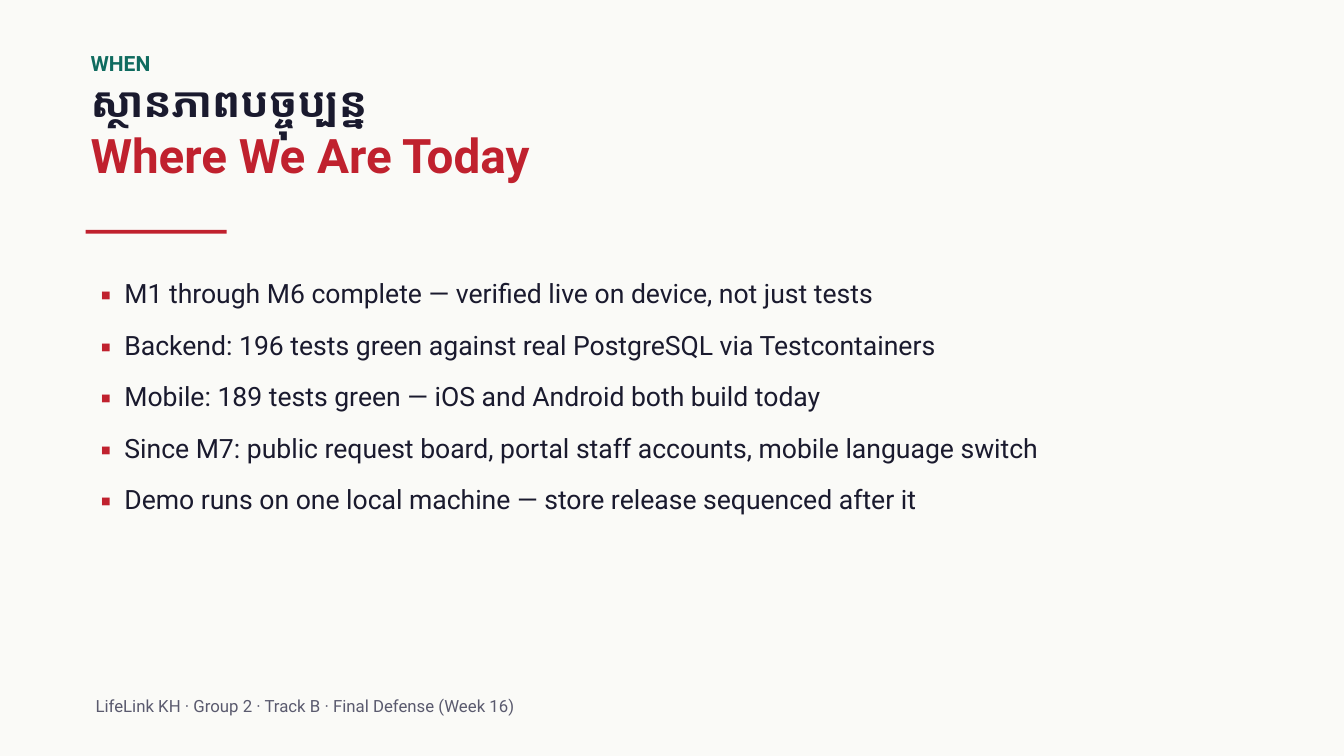
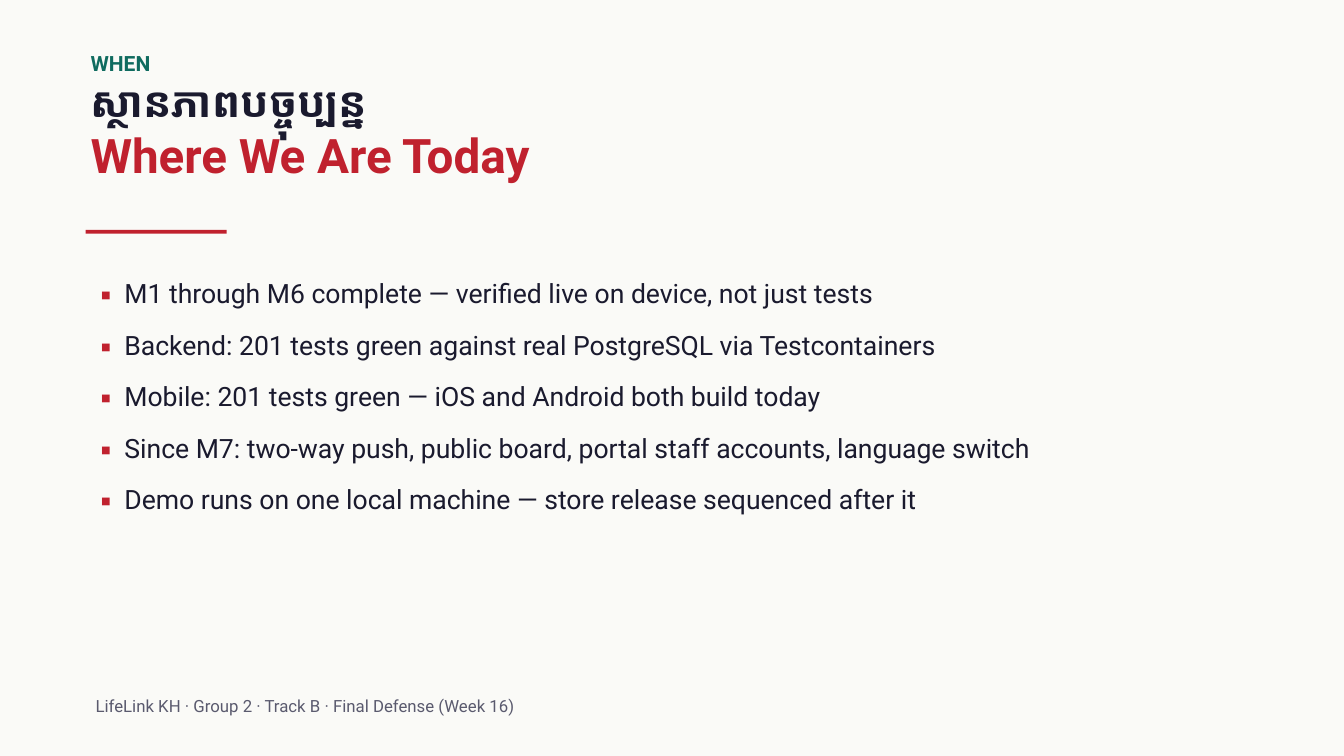
Before and after one commit to NemSothea/LifeLinkKh, a slide deck: slide 12 of docs/po/presentations/LifeLinkKH-v2.pptx. Drawn at 1344x756 pixels with LibreOffice and Linux fonts; fonts in the diff are those of the drawing. Boxes give left, top, right and bottom in pixels: in the first picture for what was removed or moved away, otherwise in the second. Text is boxed around its words. In the diff, an @@ line names an element or a change of style, - is before the commit and + after.

```diff
--- a/docs/po/presentations/LifeLinkKH-v2.pptx
+++ b/docs/po/presentations/LifeLinkKH-v2.pptx
@@ text at <box>124,335,1029,464</box>: text changed @@
-▪ Backend: 196 tests green against real PostgreSQL via Testcontainers
-▪ Mobile: 189 tests green — iOS and Android both build today
-▪ Since M7: public request board, portal staff accounts, mobile language switch
+▪ Backend: 201 tests green against real PostgreSQL via Testcontainers
+▪ Mobile: 201 tests green — iOS and Android both build today
+▪ Since M7: two-way push, public board, portal staff accounts, language switch
```
Also in this commit, not shown: 1 other slide changed, 2 other files.
